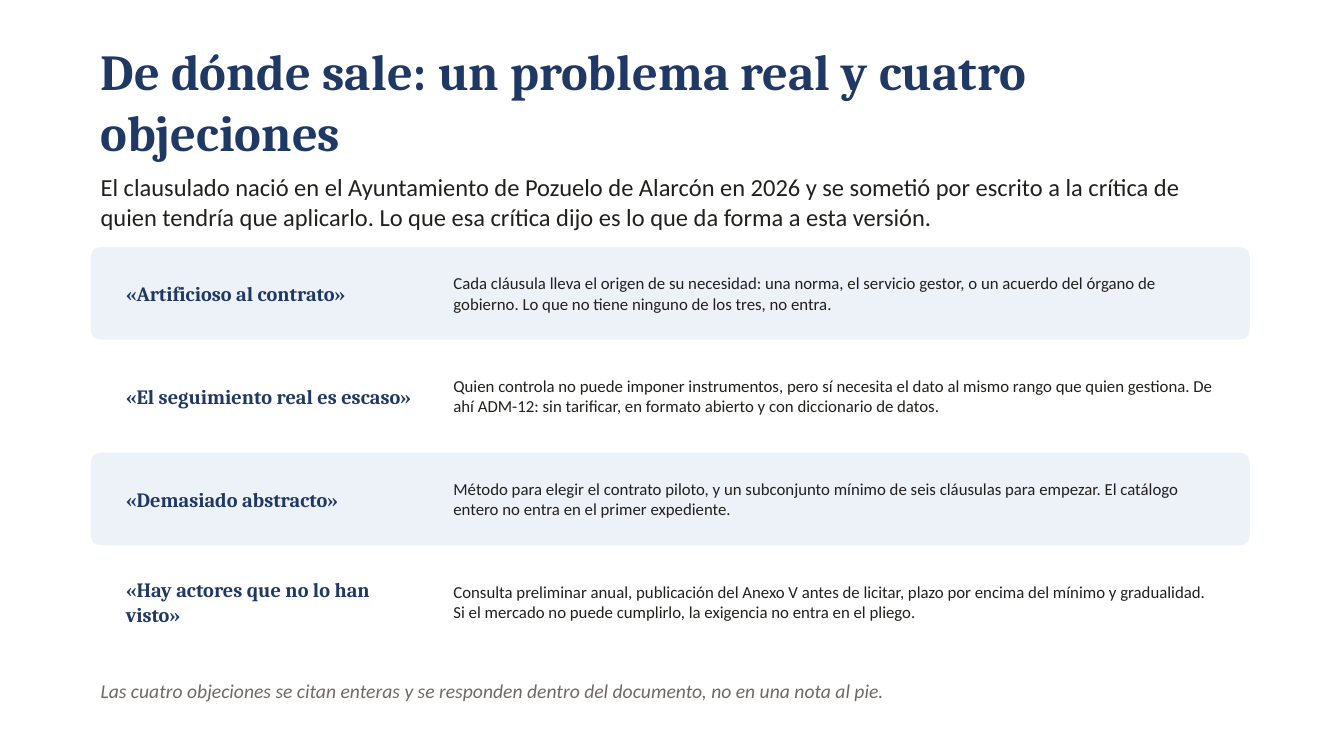
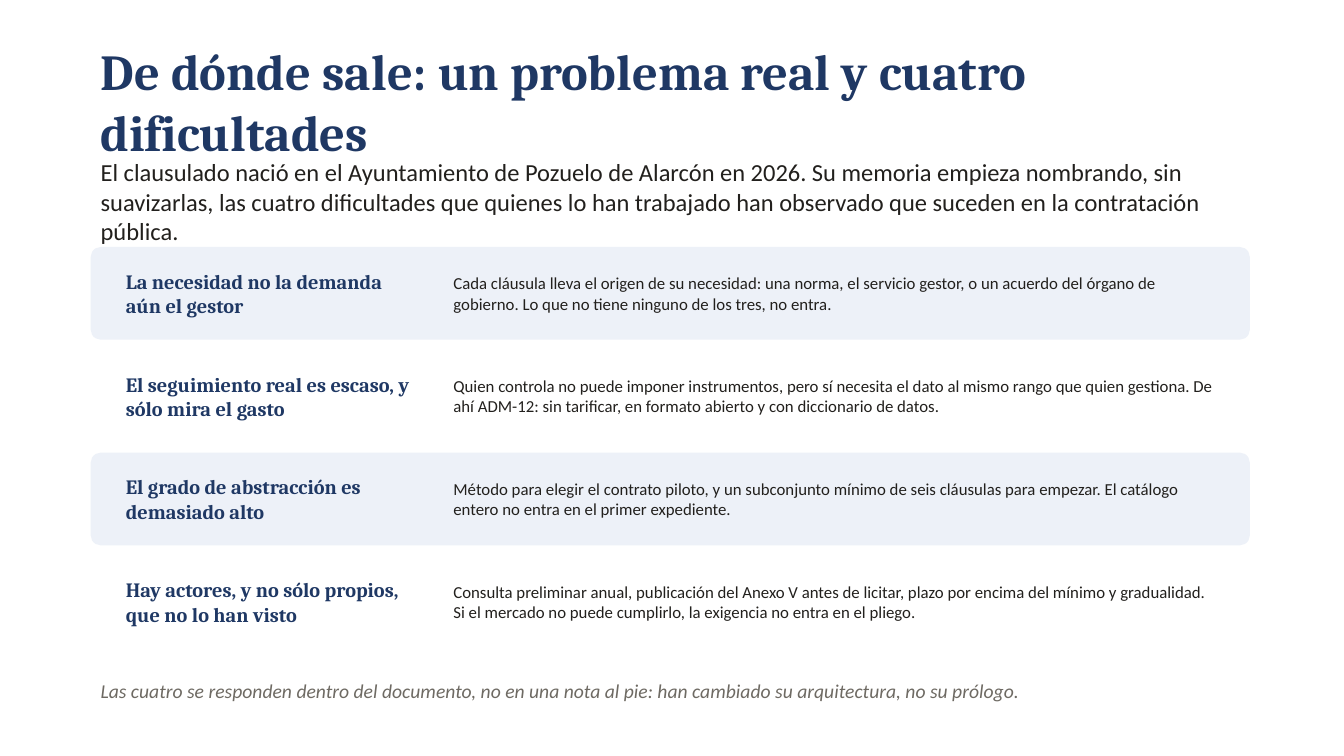
Before and after one commit to migueldadd4u/ai-clauses, a slide deck: slide 9 of docs/descargas/presentacion-ai-clauses.pptx. Drawn at 1344x756 pixels with LibreOffice and Linux fonts; fonts in the diff are those of the drawing. Boxes give left, top, right and bottom in pixels: in the first picture for what was removed or moved away, otherwise in the second. Text is boxed around its words. In the diff, an @@ line names an element or a change of style, - is before the commit and + after.

```diff
--- a/docs/descargas/presentacion-ai-clauses.pptx
+++ b/docs/descargas/presentacion-ai-clauses.pptx
@@ text at (101,54,1026,152): text changed @@
-De dónde sale: un problema real y cuatro objeciones
+De dónde sale: un problema real y cuatro dificultades
@@ text at (101,164,1199,244): text changed @@
-El clausulado nació en el Ayuntamiento de Pozuelo de Alarcón en 2026 y se sometió por escrito a la crítica de quien tendría que aplicarlo. Lo que esa crítica dijo es lo que da forma a esta versión.
+El clausulado nació en el Ayuntamiento de Pozuelo de Alarcón en 2026. Su memoria empieza nombrando, sin suavizarlas, las cuatro dificultades que quienes lo han trabajado han observado que suceden en la contratación pública.
@@ text at (126,275,382,318): text changed @@
-«Artificioso al contrato»
+La necesidad no la demanda aún el gestor
@@ text at (126,378,410,421): text changed @@
-«El seguimiento real es escaso»
+El seguimiento real es escaso, y sólo mira el gasto
@@ text at (126,479,360,519): text changed @@
-«Demasiado abstracto»
+El grado de abstracción es demasiado alto
@@ text at (126,582,399,627): text changed @@
-«Hay actores que no lo han visto»
+Hay actores, y no sólo propios, que no lo han visto
@@ text at (101,684,1019,702): text changed @@
-Las cuatro objeciones se citan enteras y se responden dentro del documento, no en una nota al pie.
+Las cuatro se responden dentro del documento, no en una nota al pie: han cambiado su arquitectura, no su prólogo.
```
Also in this commit, not shown: 1 other slide changed, 24 other files.
